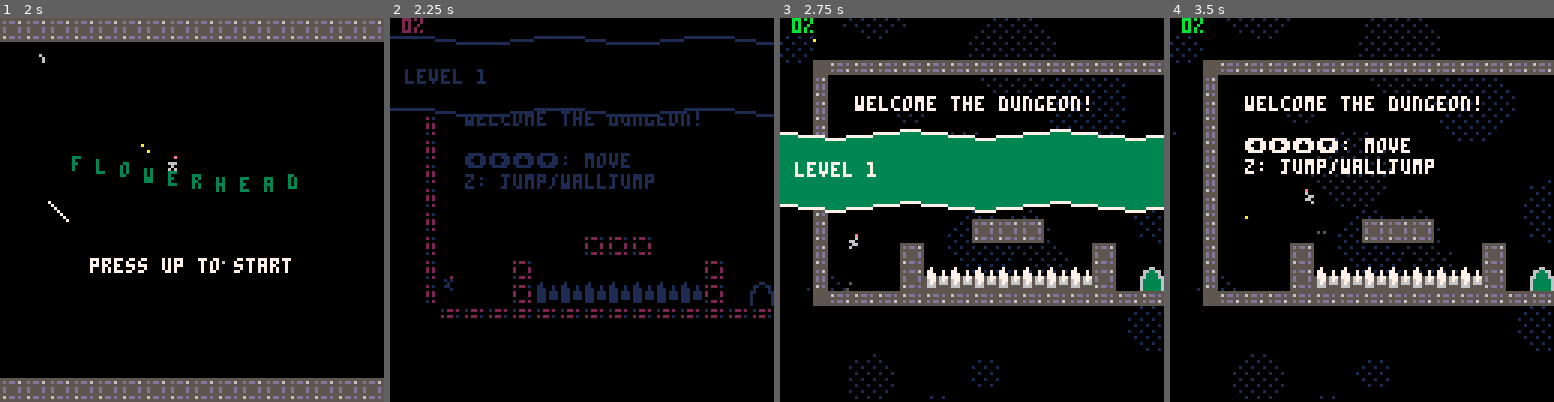
Above: before the commit, frames 1-4 (left to right).
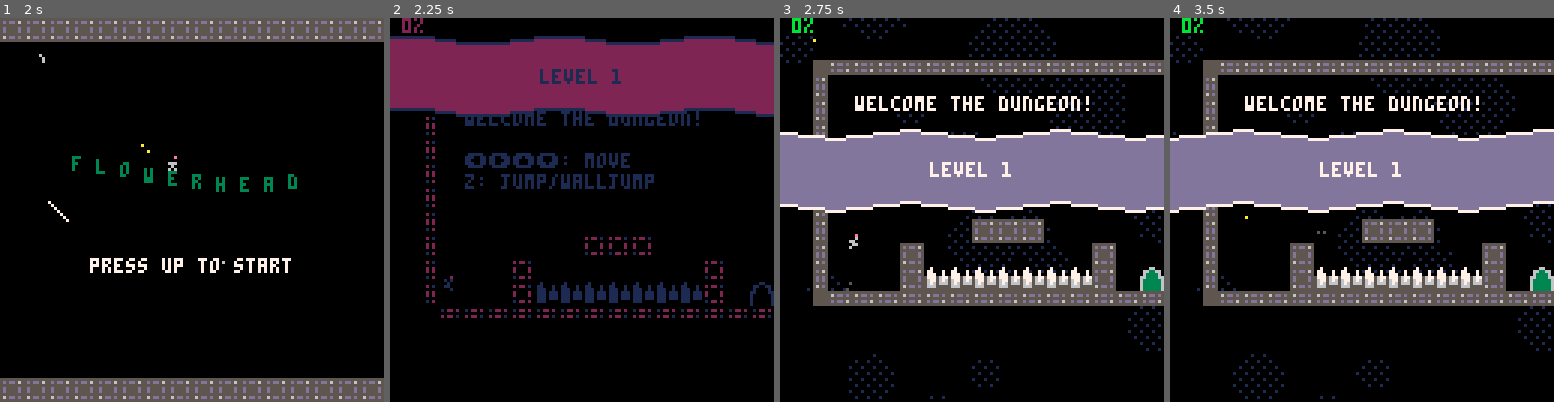
Above: after the commit, the same moments.

Repository: charlietran/flowerhead
Game: PICO-8 cartridge flowerhead.p8
The game is run twice, just before and just after one commit, with the same random seed, the same clock (stepped at 60 frames per second) and the same inputs.
Inputs:
- Up to frame 1 (2 s): tap X (X key) at 0.33, 1.07, 1.85 s; tap O (Z key) at 0.7, 1.7 s; hold Right from 1.6 s (still down)
- Up to frame 2 (2.25 s): release Right at 2.1 s; tap O (Z key) at 2.1 s; hold Up from 2.15 s (still down)
- Up to frame 3 (2.75 s): release Up at 2.42 s; hold Right from 2.47 s (still down); tap O (Z key) at 2.5 s
- Up to frame 4 (3.5 s): tap O (Z key) at 2.9, 3.3 s; tap X (X key) at 2.97 s; release Right at 3.03 s; hold Left from 3.08 s (still down)

Frame 1 is identical in both runs. In frame 2, 18% of the frame differs, in the area x 0-100%, y 5-25%; in frame 3, 18%; in frame 4, 19%, in the area x 0-100%, y 28-51%.

Commit message:
Fix lvlcomplete banner drawing

Diff:
--- a/flowerhead.p8
+++ b/flowerhead.p8
@@ -353,16 +353,18 @@
 	end
 end
 
-levelcomplete={lines={}}
-
-levelcomplete.lines[1]={
-	x1=-5,y1=-5,x2=24,y2=60,
-	duration=40,dt=1,
-	text="level complete",
-	chars={}
-}
-
 banners={list={}}
+
+function banners:add(b)
+  add(self.list,{
+    text=b.text,
+    dur=b.dur or 90,
+    move_dur=b.move_dur or 30,
+    timer=0,
+    move_timer=0
+  })
+end
+
 function banners:update()
   for b in all(self.list) do
     if b.timer<b.dur then
@@ -380,26 +382,17 @@
   for b in all(self.list) do
     local t=ease_out_quad(b.move_timer/b.move_dur)
     for y=0,24 do
-      local c=(y==0 or y==24) and 7 or 3
+      local c=(y==0 or y==24) and 7 or 13
       for x=0,127 do
         local targety=y+38*t+(sin(time()/2 + x/50)*1.1)
         pset(cam.x-64+x,cam.y-64+targety,c)
       end
     end
 
-    print(b.text, cam.x-64+5, cam.y-54+38*t, 7)
+    print(b.text, cam.x-#b.text*2, cam.y-54+38*t, 7)
   end
 end
 
-function banners:add(b)
-  add(self.list,{
-    text=b.text,
-    dur=b.dur or 75,
-    move_dur=b.move_dur or 30,
-    timer=0,
-    move_timer=0
-  })
-end
 levelcomplete={lines={}}
 levelcomplete.lines[1]={
 	y1=-5,y2=40,
@@ -452,10 +445,8 @@
 			line.dt+=1
 			local t=line.dt/line.duration
 			for char in all(line.chars) do
-				local dx=char.x2-char.x1
-				local dy=char.y2-char.y1
-				char.x=char.x1+ease_out_quad(t)*dx
-				char.y=char.y1+ease_out_quad(t)*dy
+				char.x=char.x1+ease_out_quad(t)*char.dx
+				char.y=char.y1+ease_out_quad(t)*char.dy
 			end
 		end
 	end
@@ -492,10 +483,12 @@
 					if line.dt/line.duration<0.3 then
             color=1
           end
+          local x=cam.x-64+char.x
+          local y=cam.y-64+char.y
 					rectfill(
-						char.x-1,char.y-1,
-						char.x+4,char.y+5,color)
-					print(char.string,char.x,char.y,color+4)
+						x-1,y-1,
+						x+4,y+5,color)
+					print(char.string,x,y,color+4)
 				end
 			end
 		end
